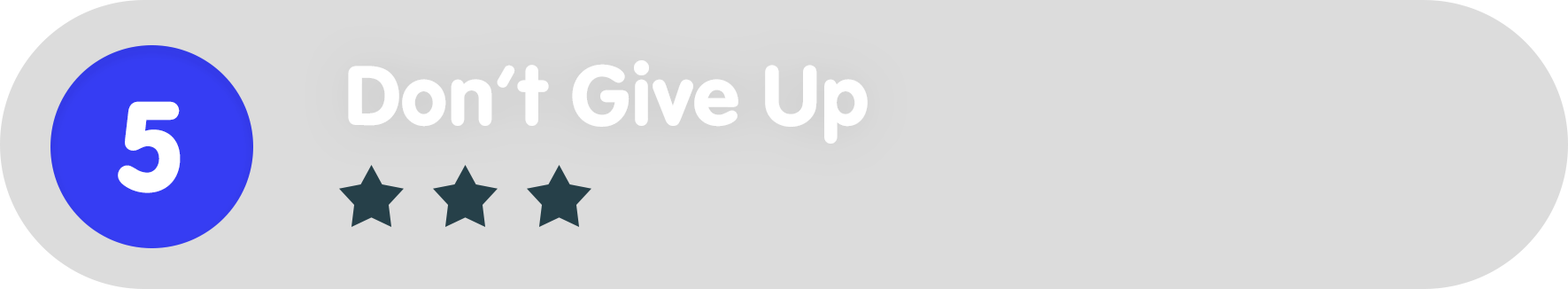
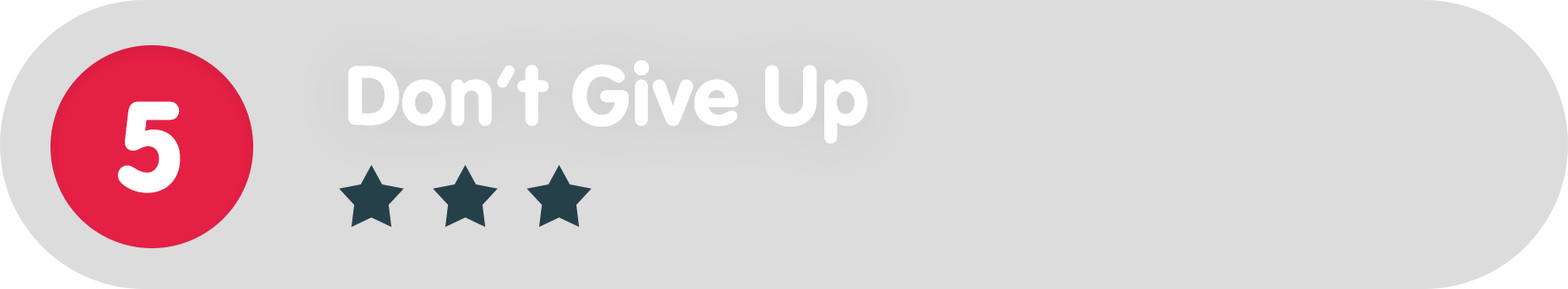
Two versions of the same layered image (1568x289). Layer-by-layer changes:
painted on "Ellipse_green" over [50, 45, 254, 248]
